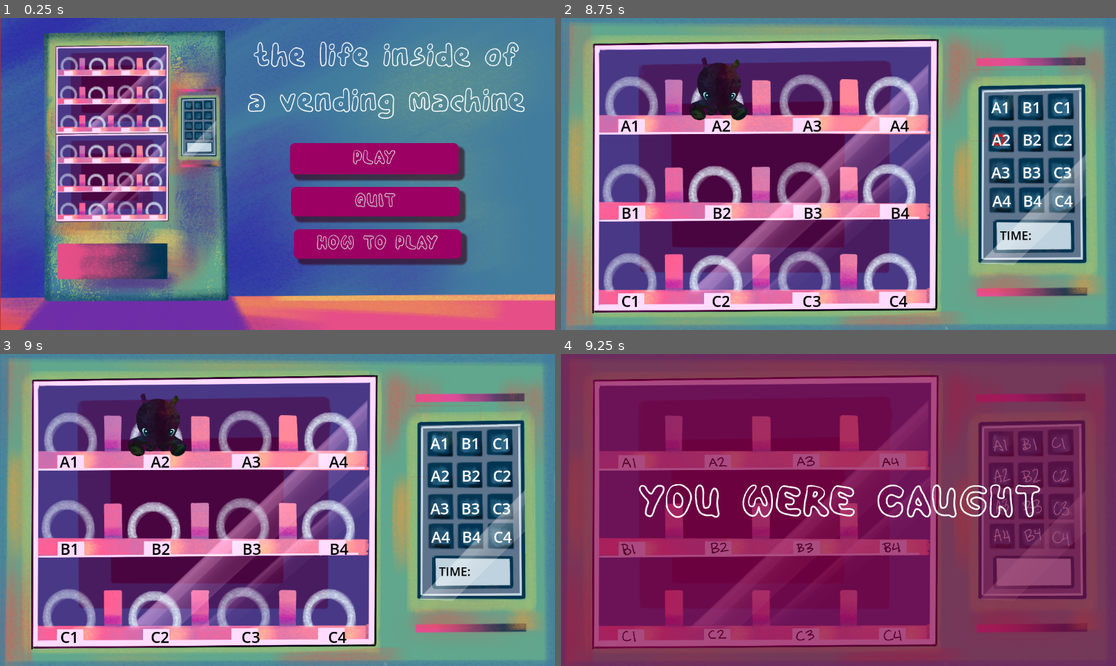
Above: before the commit, frames 1-4 (two rows, left to right).
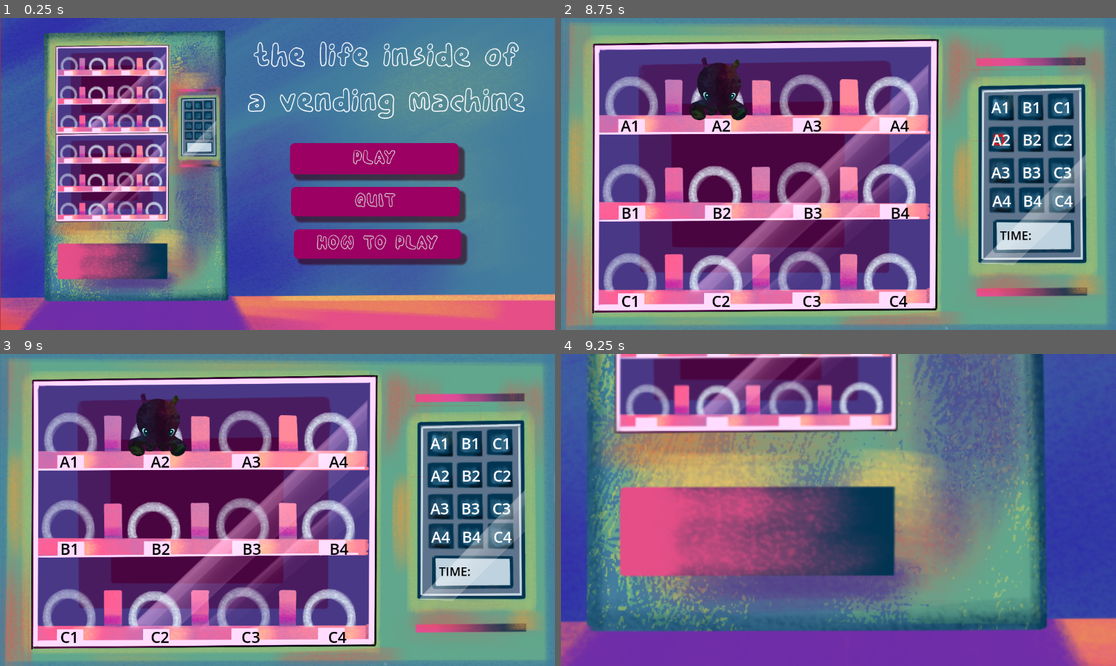
Above: after the commit, the same moments.

Repository: therealteaparty/Final-Project
Game: Godot game, scene res://UI/main.tscn
The game is run twice, just before and just after one commit, with the same random seed, the same clock (stepped at 60 frames per second) and the same inputs.
Inputs:
- Up to frame 1 (0.25 s): no input
- Up to frame 2 (8.75 s): click "PLAY" at 0.5 s; hold D (right) 1.28-2.78 s; tap W (up) at 1.52, 2.27, 3.77, 4.52, 5.27, 6.77, 7.52, 8.27 s; hold A (left) 2.78-3.53 s; hold D (right) 3.53-5.03 s; tap Enter at 5 s; hold A (left) 5.03-5.78 s; hold D (right) 5.78-6.53 s; hold A (left) 6.53-8.03 s; tap Space at 8 s; hold D (right) from 8.03 s (still down)
- Up to frame 3 (9 s): keep holding D (right)
- Up to frame 4 (9.25 s): keep holding D (right)

Frames 1-3 are identical in both runs. In frame 4, 99% of the frame differs, in the area x 0-100%, y 0-100%.

Commit message:
merge?

Diff:
--- a/UI/lose.tscn
+++ b/UI/lose.tscn
@@ -1,7 +1,6 @@
-[gd_scene load_steps=3 format=3 uid="uid://bc2m12alubr80"]
+[gd_scene load_steps=2 format=3 uid="uid://bc2m12alubr80"]
 
-[ext_resource type="Texture2D" uid="uid://b6jwjg8lh67rf" path="res://Assets/vending 2.png" id="1_aab0r"]
-[ext_resource type="Theme" uid="uid://dit28if14ix1k" path="res://UI/ui_theme.tres" id="2_gw1xm"]
+[ext_resource type="Texture2D" uid="uid://dabhxkfrgpc0y" path="res://Assets/backgrund.png" id="1_gi2dy"]
 
 [node name="Lose" type="Control"]
 layout_mode = 3
@@ -12,28 +11,6 @@
 grow_vertical = 2
 
 [node name="Sprite2D" type="Sprite2D" parent="."]
-position = Vector2(576, 324)
-texture = ExtResource("1_aab0r")
-
-[node name="ColorRect" type="ColorRect" parent="."]
-layout_mode = 0
-offset_right = 1159.0
-offset_bottom = 651.0
-color = Color(0.494118, 0, 0.247059, 0.662745)
-
-[node name="Label" type="Label" parent="."]
-layout_mode = 1
-anchors_preset = 15
-anchor_right = 1.0
-anchor_bottom = 1.0
-offset_left = 3.0
-offset_top = -10.0
-offset_right = 3.0
-offset_bottom = -10.0
-grow_horizontal = 2
-grow_vertical = 2
-theme = ExtResource("2_gw1xm")
-theme_override_font_sizes/font_size = 140
-text = "YOU WERE CAUGHT"
-horizontal_alignment = 1
-vertical_alignment = 1
+position = Vector2(1266, -85)
+scale = Vector2(2.5, 2.5)
+texture = ExtResource("1_gi2dy")
Not shown: 1 places in UI/main.tscn that only renumber resources
Not shown: 1 places in UI/ui_theme.tres that only renumber resources
